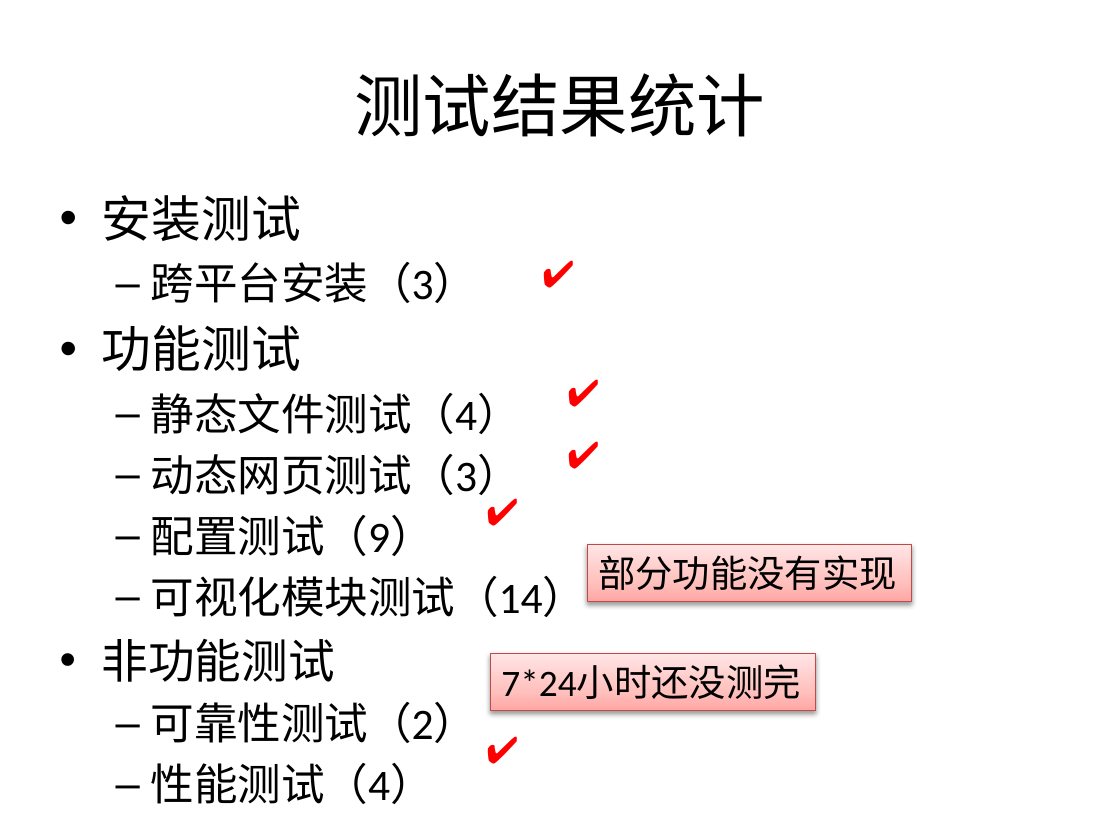
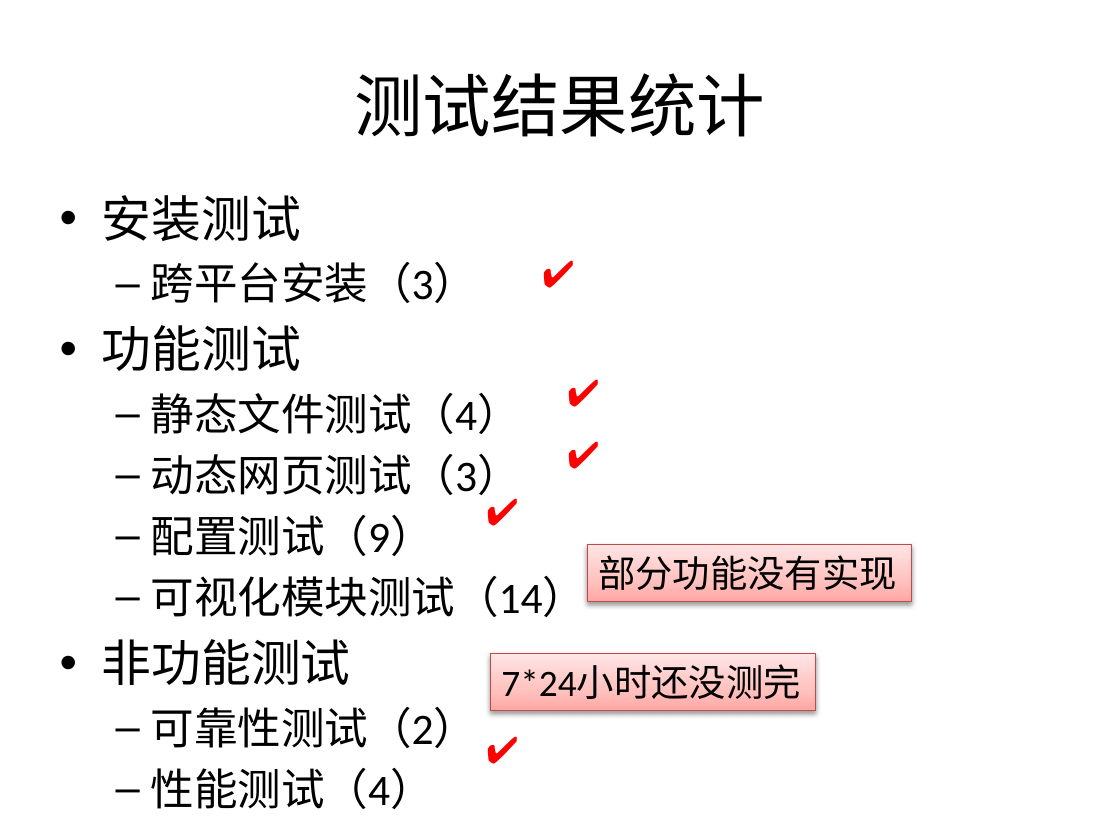
Before and after one commit to bhsei/16TeamC, a slide deck: slide 4 of 2.项目PPT/第十三周进度.pptx. Drawn at 1120x840 pixels with LibreOffice and Linux fonts; fonts in the diff are those of the drawing. Boxes give left, top, right and bottom in pixels: in the first picture for what was removed or moved away, otherwise in the second. Text is boxed around its words. In the diff, an @@ line names an element or a change of style, - is before the commit and + after.

Commit message:
12-PPT貌似还有哪里改了一下

```diff
--- a/2.项目PPT/第十三周进度.pptx
+++ b/2.项目PPT/第十三周进度.pptx
@@ text at [102, 639, 351, 685]: size 30 to 32 pt in "非功能测试" @@
```
